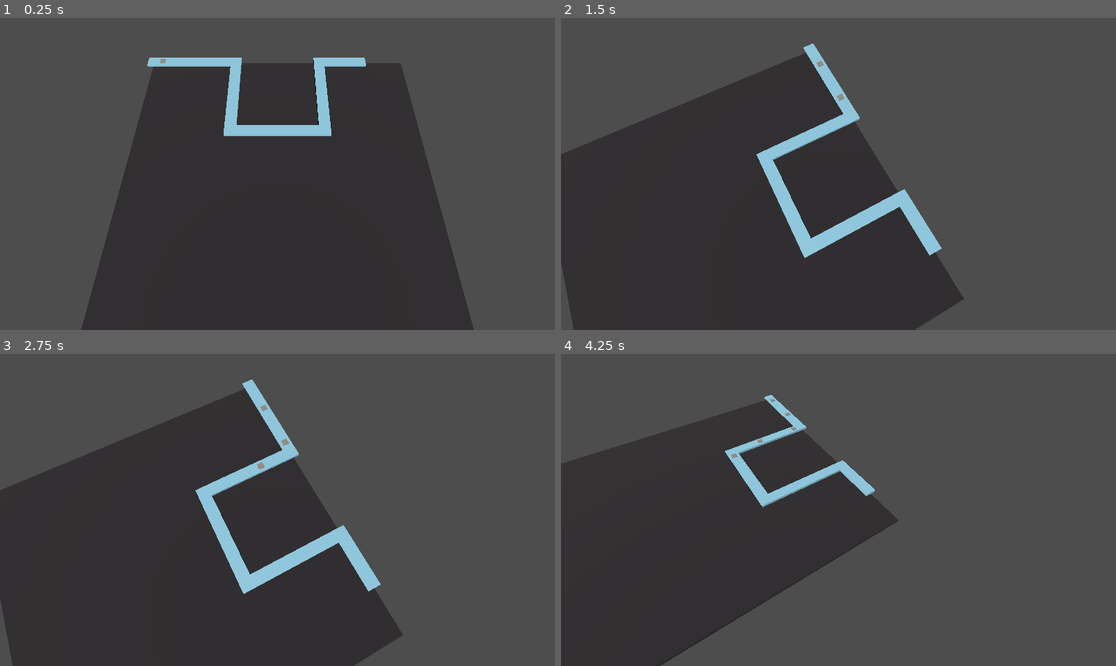
Above: before the commit, frames 1-4 (two rows, left to right).
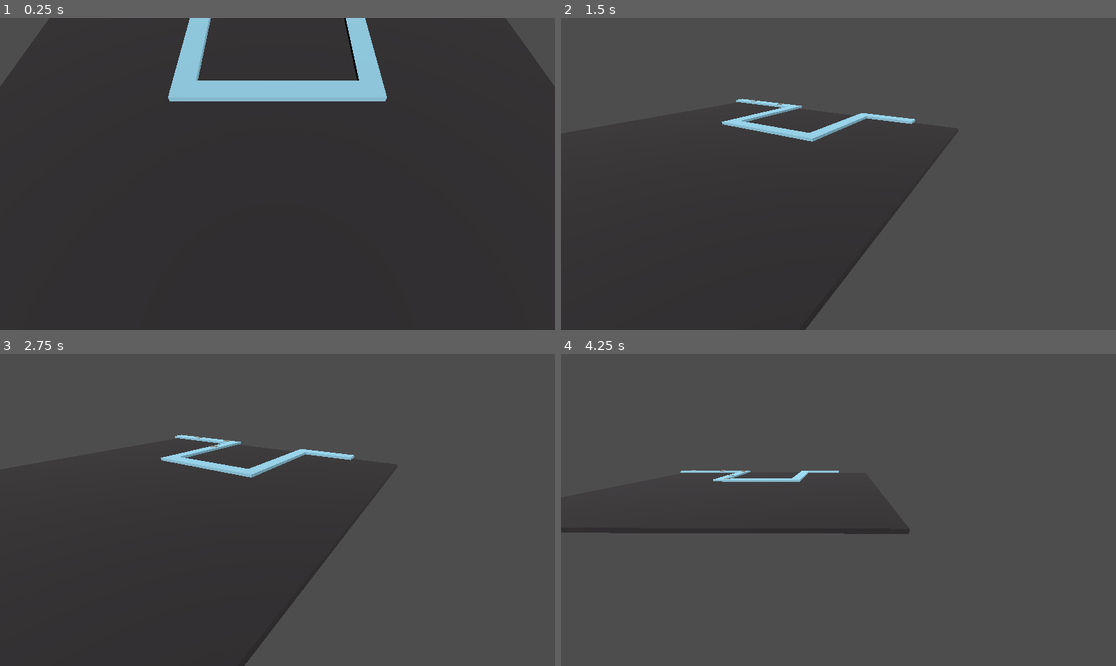
Above: after the commit, the same moments.

Repository: Star-tide/Tower-Defense-Game
Game: Godot game, scene res://scenes/core/GameRoot.tscn
Two runs of this game, one before a commit and one after it. Both use one fixed random seed, a clock stepped at 60 frames per second and the inputs below.
Inputs (mouse positions are in pixels of both pictures, inside the frame that each line leads up to):
- Up to frame 1 (0.25 s): no input
- Up to frame 2 (1.5 s): tap Enter at 0.5 s; move the mouse to (960, 158) at 0.52 s; hold Right 0.53-1.25 s; hold S (camera_move_back) 0.53-1.25 s; click (960, 158) at 0.67 s; drag from (727, 189) to (810, 236) at 1.27 s
- Up to frame 3 (2.75 s): move the mouse to (333, 441) at 2.02 s; hold Right from 2.03 s (still down); hold A (camera_move_left) from 2.03 s (still down)
- Up to frame 4 (4.25 s): release Right at 2.75 s; release A (camera_move_left) at 2.75 s; drag from (810, 572) to (672, 463) at 2.77 s; move the mouse to (1005, 556) at 3.52 s; hold Left from 3.53 s (still down); hold S (camera_move_back) from 3.53 s (still down)

The runs differ from the first frame. In frame 1, 53% of the frame differs, in the area x 0-100%, y 0-100%; in frame 2, 13%; in frame 3, 13%; in frame 4, 25%.

Commit message:
Fix camera movement vectors for consistent pan/zoom/orbit

Diff:
--- a/scripts/core/CameraRig.gd
+++ b/scripts/core/CameraRig.gd
@@ -51,12 +51,13 @@
 	distance = initial_offset.length()
 	if distance <= 0.001:
 		distance = 20.0
-	var horizontal_length: float = Vector2(initial_offset.x, initial_offset.z).length()
-	yaw_deg = rad_to_deg(atan2(initial_offset.x, initial_offset.z))
+	var forward_to_focus: Vector3 = -initial_offset
+	var horizontal_length: float = Vector2(forward_to_focus.x, forward_to_focus.z).length()
+	yaw_deg = rad_to_deg(atan2(forward_to_focus.x, forward_to_focus.z))
 	if horizontal_length == 0.0:
 		pitch_deg = 45.0
 	else:
-		pitch_deg = rad_to_deg(atan2(initial_offset.y, horizontal_length))
+		pitch_deg = rad_to_deg(atan2(forward_to_focus.y, horizontal_length))
 	pitch_deg = clamp(pitch_deg, min_pitch_deg, max_pitch_deg)
 
 func _process(delta: float) -> void:
@@ -87,11 +88,9 @@
 
 func _pan_camera(relative: Vector2) -> void:
 	var yaw_rad: float = deg_to_rad(yaw_deg)
-	var right: Vector3 = Vector3(sin(yaw_rad), 0.0, cos(yaw_rad)).normalized()
-	var forward: Vector3 = Vector3(-cos(yaw_rad), 0.0, sin(yaw_rad)).normalized()
-	var delta_x: float = -relative.x * drag_pan_speed
-	var delta_z: float = -relative.y * drag_pan_speed
-	var pan_vector: Vector3 = (right * delta_x) + (forward * delta_z)
+	var forward_ground: Vector3 = Vector3(sin(yaw_rad), 0.0, cos(yaw_rad)).normalized()
+	var right_ground: Vector3 = Vector3(cos(yaw_rad), 0.0, -sin(yaw_rad)).normalized()
+	var pan_vector: Vector3 = (-relative.x * right_ground - relative.y * forward_ground) * drag_pan_speed
 	focus_point += pan_vector
 	global_position += pan_vector
 	_update_camera_transform()
@@ -114,9 +113,9 @@
 	if input_dir == Vector3.ZERO:
 		return
 	var yaw_rad: float = deg_to_rad(yaw_deg)
-	var right: Vector3 = Vector3(sin(yaw_rad), 0.0, cos(yaw_rad)).normalized()
-	var forward: Vector3 = Vector3(-cos(yaw_rad), 0.0, sin(yaw_rad)).normalized()
-	var move: Vector3 = (right * input_dir.x) + (forward * input_dir.z)
+	var forward_ground: Vector3 = Vector3(sin(yaw_rad), 0.0, cos(yaw_rad)).normalized()
+	var right_ground: Vector3 = Vector3(cos(yaw_rad), 0.0, -sin(yaw_rad)).normalized()
+	var move: Vector3 = (right_ground * input_dir.x) + (forward_ground * input_dir.z)
 	if move.length() > 0.001:
 		move = move.normalized() * move_speed * delta
 		focus_point += move
@@ -131,5 +130,5 @@
 		sin(pitch_rad),
 		cos(yaw_rad) * cos(pitch_rad)
 	).normalized()
-	camera.transform.origin = focus_point + dir * distance
+	camera.transform.origin = focus_point - dir * distance
 	camera.look_at(focus_point, Vector3.UP)
